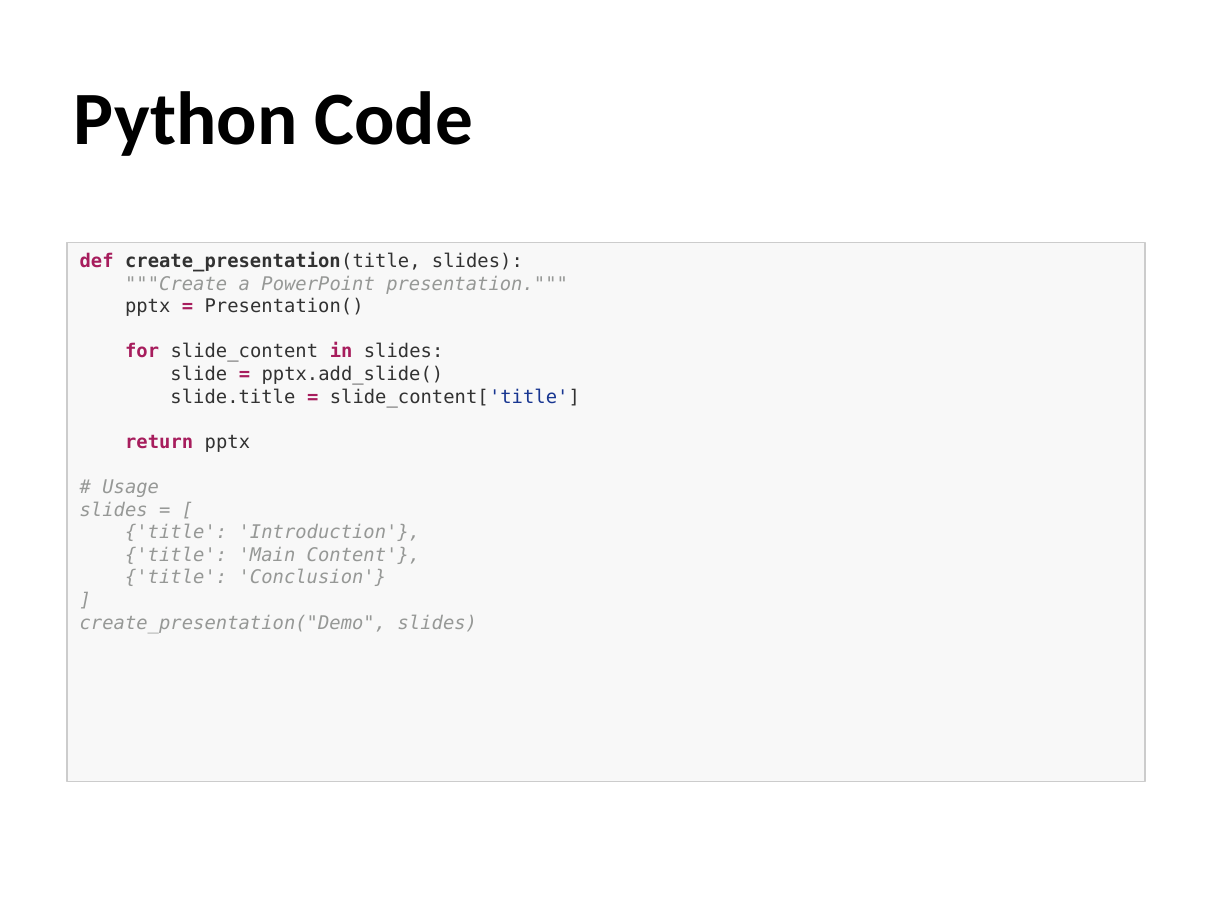
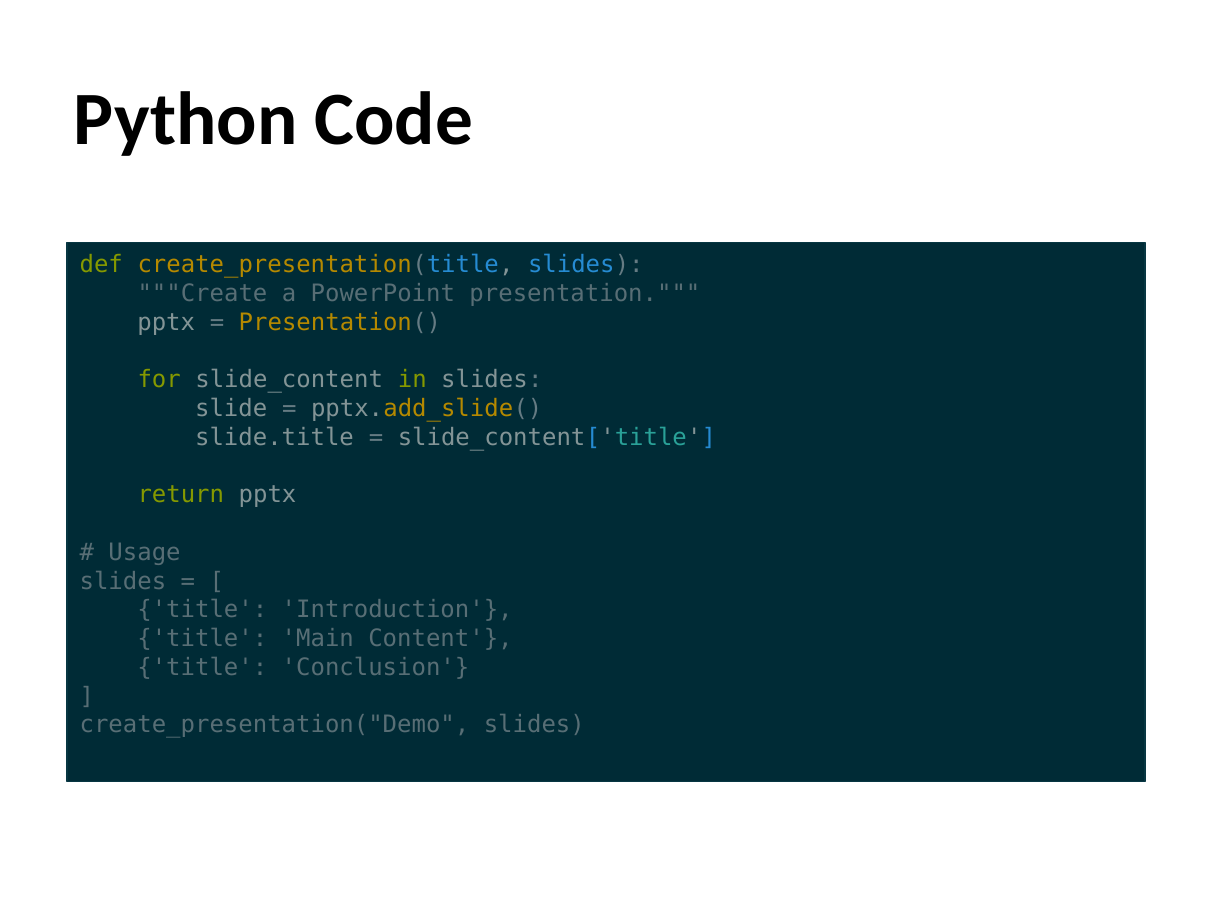
Before and after one commit to awol2005ex/ppt-rs, a slide deck: slide 7 of examples/md2ppt_demo.pptx. Drawn at 1232x924 pixels with LibreOffice and Linux fonts; fonts in the diff are those of the drawing. Boxes give left, top, right and bottom in pixels: in the first picture for what was removed or moved away, otherwise in the second. Text is boxed around its words. In the diff, an @@ line names an element or a change of style, - is before the commit and + after.

```diff
--- a/examples/md2ppt_demo.pptx
+++ b/examples/md2ppt_demo.pptx
@@ rectangle "def create_presentation(title, slides):" at [68, 243, 1146, 781]: size 11 to 14 pt; text colour #A71D5D to #859900 in "def", "for in", "return"; text colour #323232 to #B58900 in "create_presentation(title,", "Presentation()", "pptx.add_slide()"; text colour #323232 to #657B83 in "create_presentation(title, slides):", "Presentation()", "slides:", "pptx.add_slide()"; text colour #323232 to #268BD2 in "create_presentation(title, slides):", "slide_content['title']"; text colour #323232 to #839496 in "create_presentation(title,", "pptx", "slide_content slides:", "slide pptx.add_slide()" and 2 more places; bold off in "def create_presentation(title,", "=", "for in", "=" and 2 more places; text colour #969896 to #586E75, italic off in """"Create a PowerPoint presentation."""", "# Usage", "slides = [", "{'title': 'Introduction'}," and 4 more places; text colour #A71D5D to #657B83 in "=", "=", "="; text colour #183691 to #839496, text colour #183691 to #2AA198 in "slide_content['title']"; fill #F8F8F8 to #002B36; outline #CCCCCC 1 pt to #073642 1 pt @@
```
Also in this commit, not shown: 14 other slides changed, 1 slide added, 1 slide removed, 10 other files.
